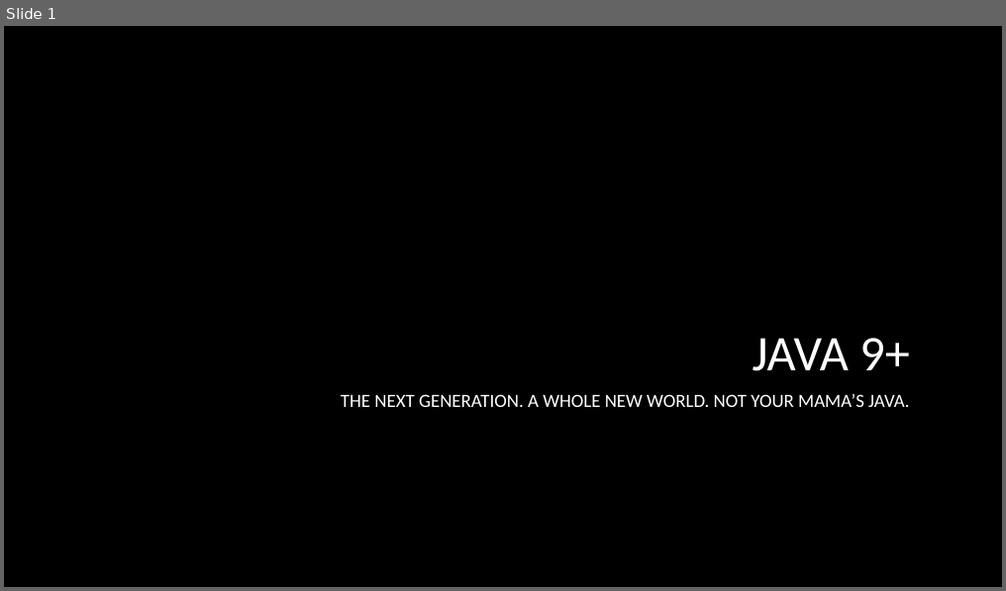
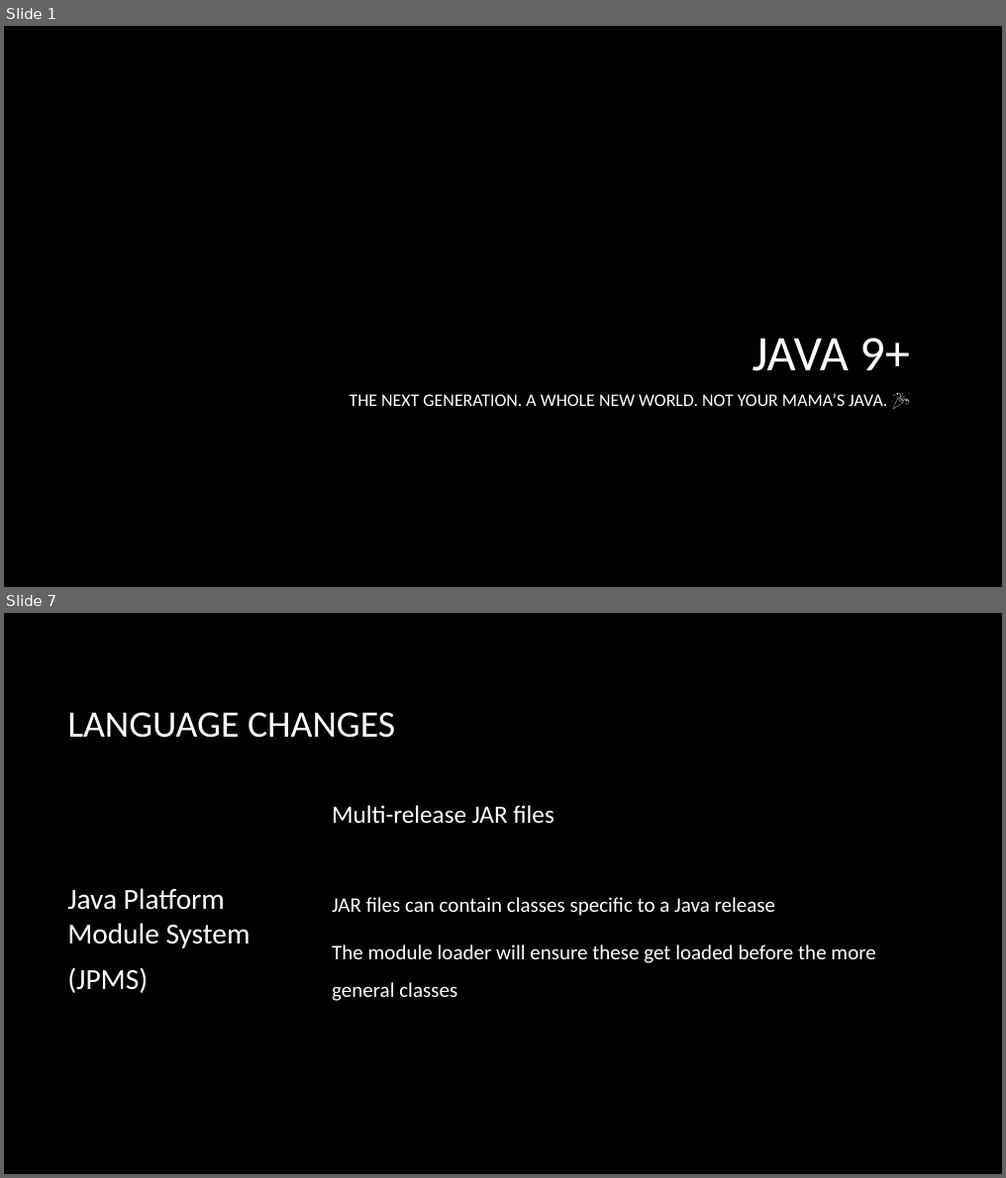
Before and after one commit to macdaddyaz/modern-java, a slide deck: Java 9 and up.pptx. Shown one above the other, each under a label of ours: slide 1 before the commit, slides 1 and 7 after it; the slides between them are not shown. The pictures are 1006x591 and 1006x1178 pixels, drawn with LibreOffice and Linux fonts; fonts in the diff are those of the drawing; background and template pictures are left out. Boxes give left, top, right and bottom in pixels: in the first picture for what was removed or moved away, otherwise in the second. Text is boxed around its words. In the diff, an @@ line names an element or a change of style, - is before the commit and + after.

```diff
--- a/Java 9 and up.pptx
+++ b/Java 9 and up.pptx
@@ slide 7 added at [4, 613, 1002, 1174], background picture (left out) @@
@@ title added at [67, 712, 395, 738], 36 pt, text #FFFFFF @@
+LANGUAGE CHANGES
@@ text added at [332, 805, 875, 1001], 20 pt, text #FFFFFF @@
+Multi-release JAR files
+JAR files can contain classes specific to a Java release
+The module loader will ensure these get loaded before the more general classes
@@ text added at [67, 888, 251, 993], 28 pt, text #FFFFFF @@
+Java Platform Module System
+(JPMS)
@@ slide 1 changed as well @@
@@ subtitle at [350, 393, 887, 406]: text changed; size 18 to 17 pt @@
-THE NEXT GENERATION. A WHOLE NEW WORLD. NOT YOUR MAMA’S JAVA.
+THE NEXT GENERATION. A WHOLE NEW WORLD. NOT YOUR MAMA’S JAVA. 🎉
```
Also in this commit, not shown: 16 other slides added, 9 other files.
